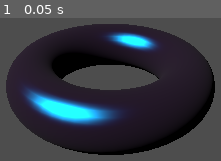
Above: before the commit, frame 1.
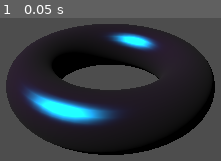
Above: after the commit, the same moment.

Repository: nonyx777/Real-Time-Rendering-Implementations-from-Book
Game: Godot game, scene res://Scenes/ward_brdf.tscn
Two runs of this game, one before a commit and one after it. Both use one fixed random seed, a clock stepped at 60 frames per second and the inputs below.
Inputs:
- Up to frame 1 (0.05 s): no input

The runs differ from the first frame. In frame 1, 2.4% of the frame differs, in the area x 21-64%, y 11-75%.

Commit message:
Fixed a bug and script and shader script rename

Diff:
--- a/Scenes/ward_brdf.tscn
+++ b/Scenes/ward_brdf.tscn
@@ -1,7 +1,7 @@
 [gd_scene load_steps=5 format=3 uid="uid://dmpp5knvv70kr"]
 
-[ext_resource type="Shader" uid="uid://dxov1ih83enlu" path="res://WardBRDF/ward_brdf.gdshader" id="1_0raoq"]
-[ext_resource type="Script" uid="uid://dnpk8rc4wwk1f" path="res://WardBRDF/ward_brdf.gd" id="2_moner"]
+[ext_resource type="Shader" uid="uid://dxov1ih83enlu" path="res://WardBRDF/isotropic_ward_brdf.gdshader" id="1_0raoq"]
+[ext_resource type="Script" uid="uid://dnpk8rc4wwk1f" path="res://WardBRDF/isotropic_ward_brdf.gd" id="2_moner"]
 
 [sub_resource type="ShaderMaterial" id="ShaderMaterial_0raoq"]
 render_priority = 0
--- a/WardBRDF/ward_brdf.gdshader
+++ b/WardBRDF/isotropic_ward_brdf.gdshader
@@ -31,7 +31,7 @@
 	vec3 irradiance = vec3(max(0.f, costheta));
 
 	vec3 specular_term = specular_color * first_term * second_term;
-	vec3 final_color = diffuse_color + specular_term;
+	vec3 final_color = irradiance * (diffuse_color + specular_term);
 
 	ALBEDO = final_color;
 }
Renamed: WardBRDF/ward_brdf.gd -> WardBRDF/isotropic_ward_brdf.gd
Renamed: WardBRDF/ward_brdf.gd.uid -> WardBRDF/isotropic_ward_brdf.gd.uid
Renamed: WardBRDF/ward_brdf.gdshader.uid -> WardBRDF/isotropic_ward_brdf.gdshader.uid
